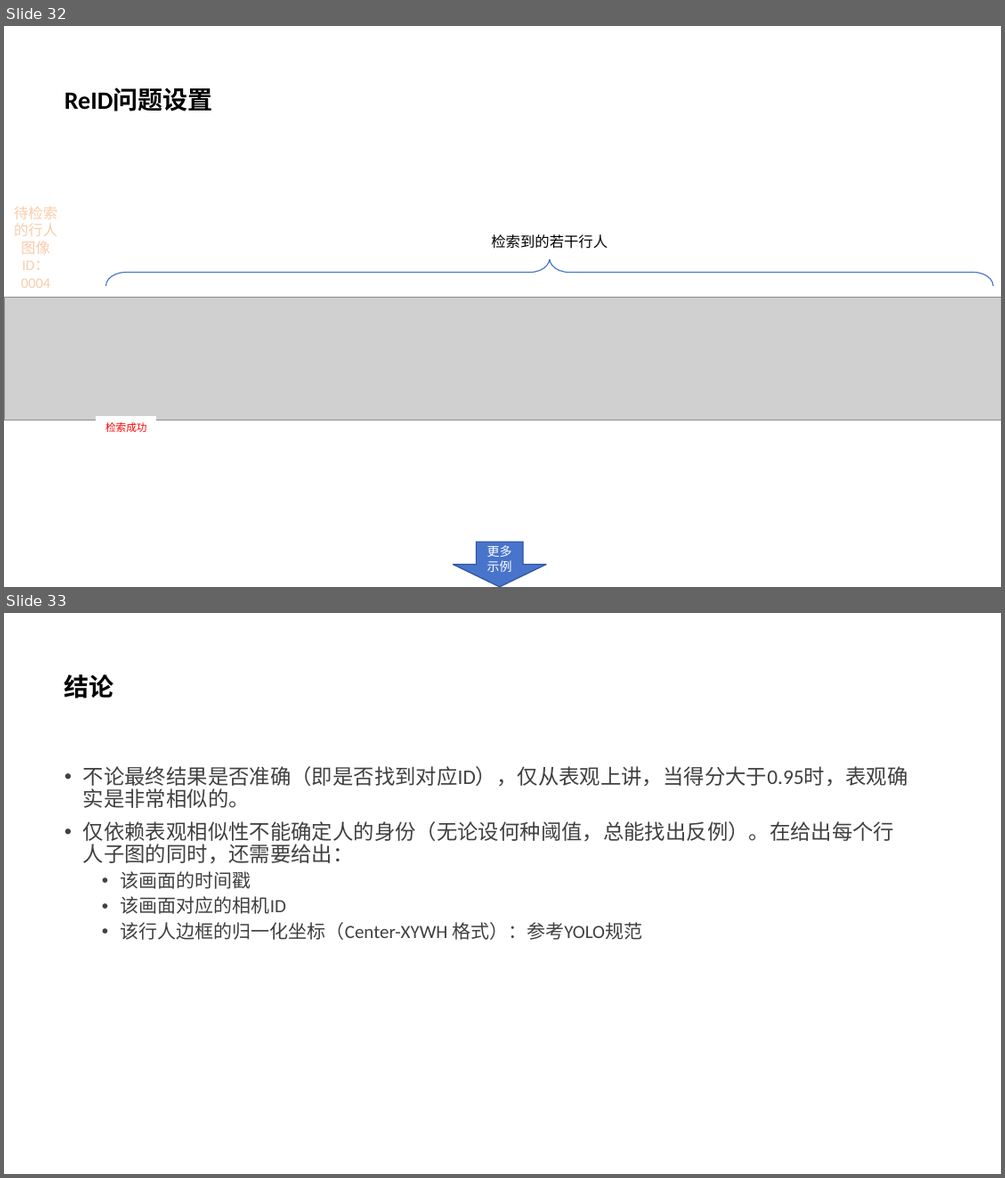
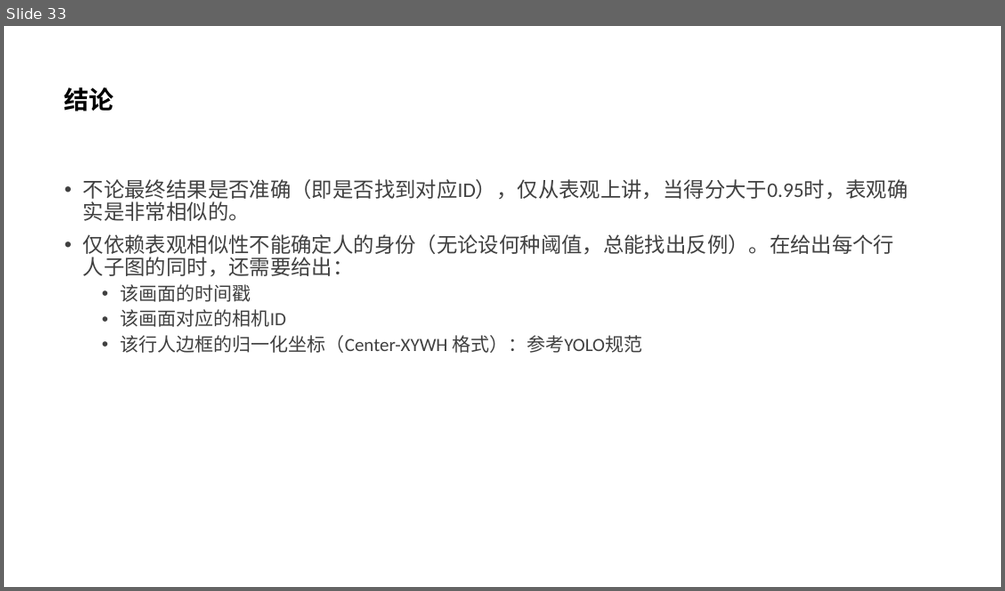
Before and after one commit to liandun110/fast-reid, a slide deck: ReID.pptx. Shown one above the other, each under a label of ours: slides 32 and 33 before the commit, slide 33 after it. The pictures are 1005x1178 and 1005x591 pixels, drawn with LibreOffice and Linux fonts; fonts in the diff are those of the drawing; grey boxes stand for pictures. Boxes give left, top, right and bottom in pixels: in the first picture for what was removed or moved away, otherwise in the second. Text is boxed around its words. In the diff, an @@ line names an element or a change of style, - is before the commit and + after.

```diff
--- a/ReID.pptx
+++ b/ReID.pptx
@@ slide 32 removed at [4,26,1001,587], background #FFFFFF @@
@@ title removed at [65,88,213,111] @@
-ReID问题设置
@@ rectangle removed at [4,198,67,297] @@
-待检索的行人图像
-ID：0004
@@ rectangle removed at [311,224,788,259] @@
-检索到的若干行人
@@ right brace removed at [105,258,994,286] @@
@@ picture removed at [4,297,1001,420] @@
@@ rectangle removed at [96,417,156,438] @@
-检索成功
@@ down arrow removed at [453,541,546,586] @@
-更多示例
```
Also in this commit, not shown: 6 slides added, 2 other slides removed, 1 other file.
